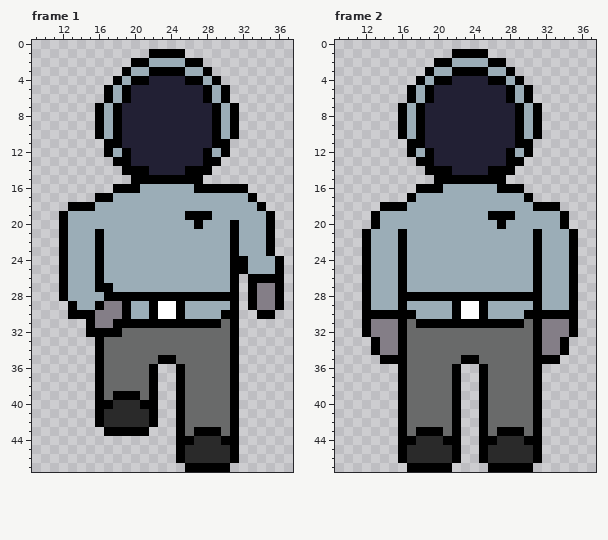
File history of a animated GIF sprite, Assets/Sprites/Characters/John Spacebound run down.gif. The picture above is the old version.
The file is 192x192 pixels, drawn in blocks of 4x4; one block is one cell here. Shown: frame 1: x 9..37, y 0..47; frame 2: x 9..37, y 0..47. The commit also changed other frames, which this record leaves out.
New version:
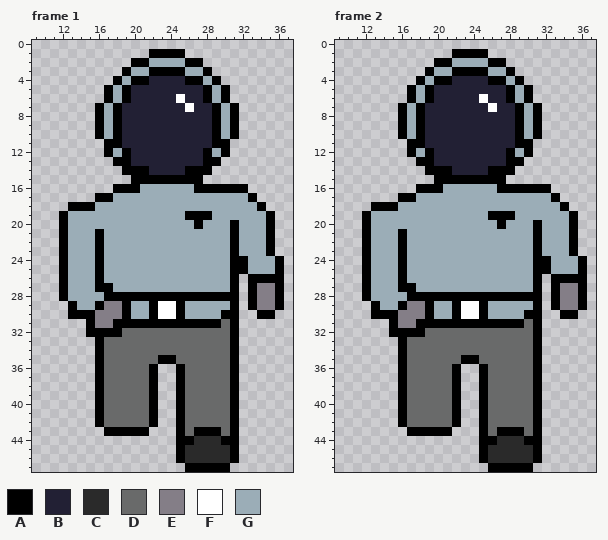
Palette (. is transparent): A #000000  B #222034  C #2a2a2a  D #696a6a  E #847e87  F #ffffff  G #9badb7
Change:
{"where": "frame 1"}
{"frame":1,"y":6,"x":25,"old":"B","new":"F"}
{"frame":1,"y":7,"x":26,"old":"B","new":"F"}
{"frame":1,"y":39,"x":18,"old":"AAA","new":"DDD"}
{"frame":1,"y":40,"x":17,"old":"ACCCA","new":"DDDDD"}
{"frame":1,"y":41,"x":17,"old":"CCCCC","new":"DDDDD"}
{"frame":1,"y":42,"x":17,"old":"CCCCC","new":"DDDDD"}
{"where": "frame 2"}
{"frame":2,"y":6,"x":25,"old":"B","new":"F"}
{"frame":2,"y":7,"x":26,"old":"B","new":"F"}
{"frame":2,"y":16,"x":30,"old":"...","new":"AAA"}
{"frame":2,"y":17,"x":16,"old":".","new":"A"}
{"frame":2,"y":17,"x":30,"old":"A...","new":"GGGA"}
{"frame":2,"y":18,"x":13,"old":".","new":"A"}
{"frame":2,"y":18,"x":16,"old":"A","new":"G"}
{"frame":2,"y":18,"x":31,"old":"AAA.","new":"GGGA"}
{"frame":2,"y":19,"x":12,"old":".A","new":"AG"}
{"frame":2,"y":19,"x":34,"old":"A.","new":"GA"}
{"frame":2,"y":20,"x":12,"old":".A","new":"AG"}
{"frame":2,"y":20,"x":31,"old":"G","new":"A"}
{"frame":2,"y":20,"x":34,"old":"A.","new":"GA"}
{"frame":2,"y":24,"x":32,"old":"G","new":"A"}
{"frame":2,"y":24,"x":35,"old":"A.","new":"GA"}
{"frame":2,"y":25,"x":32,"old":"G","new":"A"}
{"frame":2,"y":25,"x":35,"old":"A.","new":"GA"}
{"frame":2,"y":26,"x":32,"old":"GGG","new":".AA"}
{"frame":2,"y":26,"x":36,"old":".","new":"A"}
{"frame":2,"y":27,"x":17,"old":"G","new":"A"}
{"frame":2,"y":27,"x":32,"old":"GGGA.","new":".AEEA"}
{"frame":2,"y":28,"x":16,"old":"A","new":"G"}
{"frame":2,"y":28,"x":32,"old":"GGGA.","new":".AEEA"}
{"frame":2,"y":29,"x":12,"old":"AG","new":".A"}
{"frame":2,"y":29,"x":17,"old":"GGG","new":"EEA"}
{"frame":2,"y":29,"x":32,"old":"GGGA.","new":".AEEA"}
{"frame":2,"y":30,"x":12,"old":"A","new":"."}
{"frame":2,"y":30,"x":16,"old":"AAGG","new":"EEEA"}
{"frame":2,"y":30,"x":32,"old":"AA","new":".."}
{"frame":2,"y":31,"x":12,"old":"AEEEAD","new":"...AEE"}
{"frame":2,"y":31,"x":32,"old":"EEEA","new":"...."}
{"frame":2,"y":32,"x":12,"old":"AEEE","new":"...A"}
{"frame":2,"y":32,"x":17,"old":"DD","new":"AA"}
{"frame":2,"y":32,"x":32,"old":"EEEA","new":"...."}
{"frame":2,"y":33,"x":13,"old":"AEE","new":"..."}
{"frame":2,"y":33,"x":32,"old":"EEA","new":"..."}
{"frame":2,"y":34,"x":13,"old":"AEE","new":"..."}
{"frame":2,"y":34,"x":32,"old":"EEA","new":"..."}
{"frame":2,"y":35,"x":14,"old":"AA","new":".."}
{"frame":2,"y":35,"x":32,"old":"AA","new":".."}
{"frame":2,"y":43,"x":16,"old":"AD","new":".A"}
{"frame":2,"y":43,"x":21,"old":"DA","new":"A."}
{"frame":2,"y":44,"x":16,"old":"AACCCAA","new":"......."}
{"frame":2,"y":45,"x":16,"old":"ACCCCCA","new":"......."}
{"frame":2,"y":46,"x":16,"old":"ACCCCCA","new":"......."}
{"frame":2,"y":47,"x":17,"old":"AAAAA","new":"....."}
